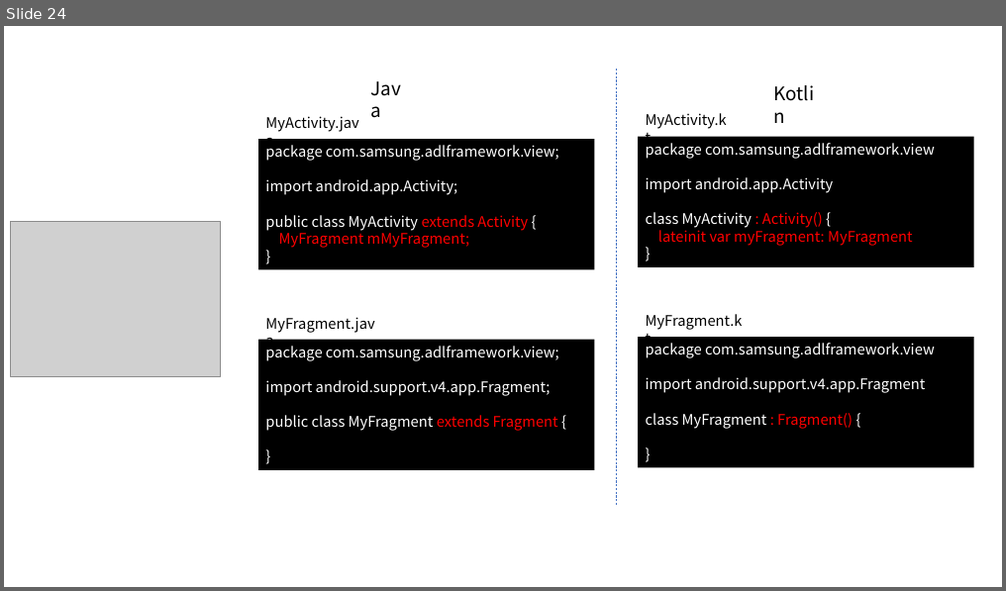
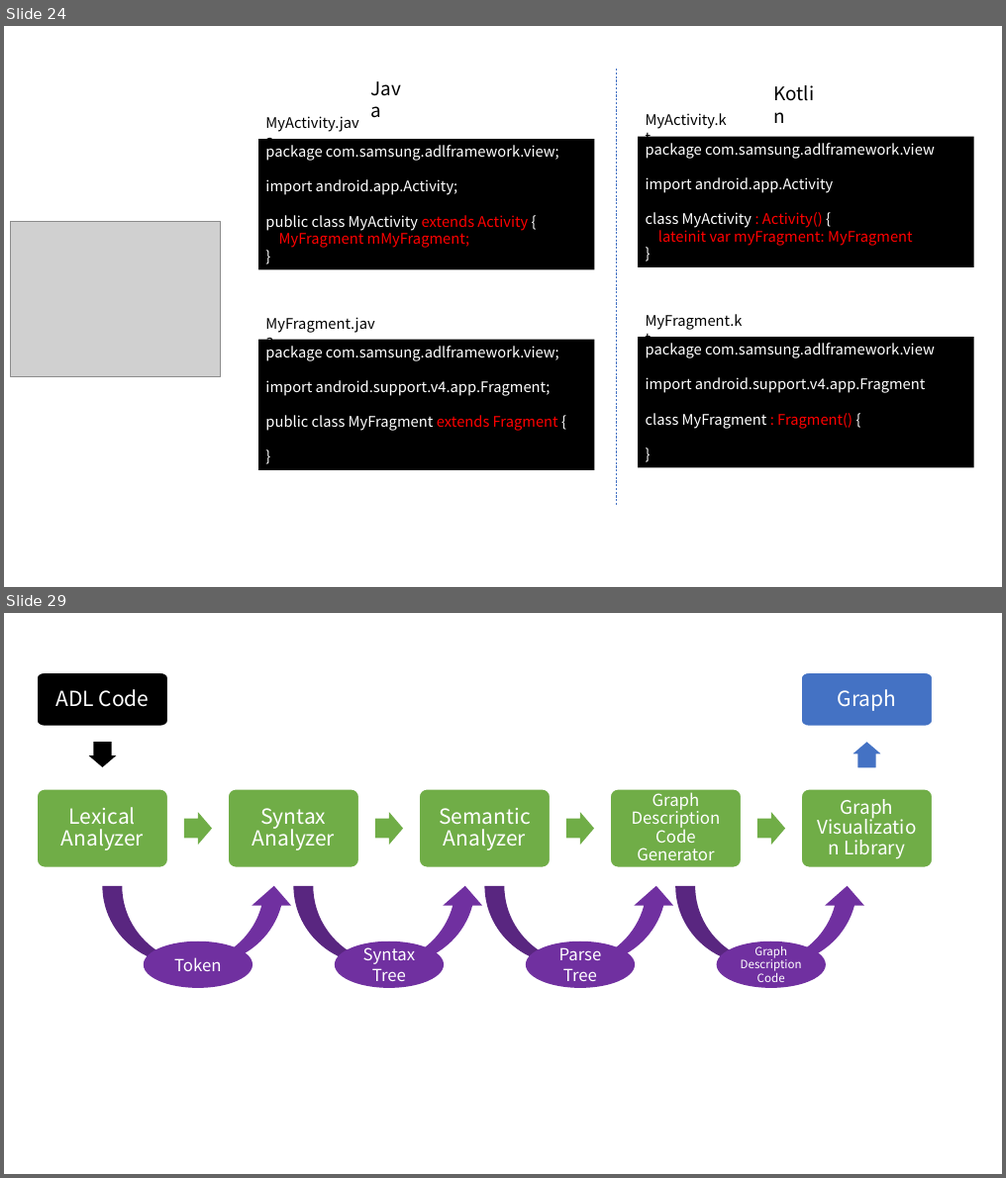
Before and after one commit to helloduk/TIL, a slide deck: AA/인증과제_ppt자료.pptx. Shown one above the other, each under a label of ours: slide 24 before the commit, slides 24 and 29 after it; the slides between them are not shown. The pictures are 1006x591 and 1006x1178 pixels, drawn with LibreOffice and Linux fonts; fonts in the diff are those of the drawing; grey boxes stand for pictures. Boxes give left, top, right and bottom in pixels: in the first picture for what was removed or moved away, otherwise in the second. Text is boxed around its words. In the diff, an @@ line names an element or a change of style, - is before the commit and + after.

```diff
--- a/AA/인증과제_ppt자료.pptx
+++ b/AA/인증과제_ppt자료.pptx
@@ slide 29 added at (x1=4, y1=613, x2=1002, y2=1174), background #FFFFFF @@
@@ freeform shape added at (x1=37, y1=672, x2=168, y2=727), fill #000000, outline #FFFFFF 1.5 pt, 20 pt, text #FFFFFF @@
+ADL Code
@@ freeform shape added at (x1=801, y1=672, x2=933, y2=727), fill #4472C4, outline #FFFFFF 1.5 pt, 20 pt, text #FFFFFF @@
+Graph
@@ freeform shape added at (x1=86, y1=742, x2=119, y2=769), fill #000000, outline #FFFFFF 1.5 pt @@
@@ freeform shape added at (x1=850, y1=742, x2=883, y2=769), fill #4472C4, outline #FFFFFF 1.5 pt @@
@@ freeform shape added at (x1=37, y1=789, x2=168, y2=867), fill #70AD47, outline #FFFFFF 1.5 pt, 20 pt, text #FFFFFF @@
+Lexical Analyzer
@@ freeform shape added at (x1=228, y1=789, x2=358, y2=867), fill #70AD47, outline #FFFFFF 1.5 pt, 20 pt, text #FFFFFF @@
+Syntax Analyzer
@@ freeform shape added at (x1=419, y1=789, x2=549, y2=867), fill #70AD47, outline #FFFFFF 1.5 pt, 20 pt, text #FFFFFF @@
+Semantic Analyzer
@@ freeform shape added at (x1=611, y1=789, x2=742, y2=867), fill #70AD47, outline #FFFFFF 1.5 pt, 16 pt, text #FFFFFF @@
+Graph Description Code Generator
@@ freeform shape added at (x1=801, y1=789, x2=933, y2=867), fill #70AD47, outline #FFFFFF 1.5 pt, 18 pt, text #FFFFFF @@
+Graph Visualization Library
@@ freeform shape added at (x1=184, y1=812, x2=212, y2=845), fill #70AD47 @@
@@ freeform shape added at (x1=375, y1=812, x2=403, y2=845), fill #70AD47 @@
@@ freeform shape added at (x1=566, y1=812, x2=594, y2=845), fill #70AD47 @@
@@ freeform shape added at (x1=757, y1=812, x2=785, y2=845), fill #70AD47 @@
@@ curved up arrow added at (x1=102, y1=886, x2=294, y2=964), fill #7030A0 @@
@@ curved up arrow added at (x1=294, y1=886, x2=485, y2=964), fill #7030A0 @@
@@ curved up arrow added at (x1=484, y1=886, x2=676, y2=964), fill #7030A0 @@
@@ curved up arrow added at (x1=675, y1=886, x2=867, y2=964), fill #7030A0 @@
@@ ellipse added at (x1=144, y1=942, x2=252, y2=988), fill #7030A0, 16 pt, text #FFFFFF @@
+Token
@@ ellipse added at (x1=335, y1=942, x2=445, y2=988), fill #7030A0, 16 pt, text #FFFFFF @@
+Syntax Tree
@@ ellipse added at (x1=526, y1=942, x2=635, y2=988), fill #7030A0, 16 pt, text #FFFFFF @@
+Parse Tree
@@ ellipse added at (x1=717, y1=942, x2=826, y2=988), fill #7030A0, 11 pt, text #FFFFFF @@
+Graph Description Code
```
Also in this commit, not shown: 1 slide changed, 8 other slides added.
